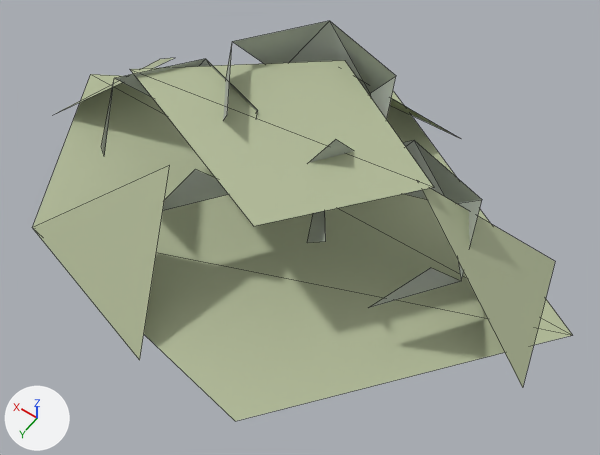
The glTF model public/models/low/hill.glb, before and after one commit.
Before and after are seen from a camera (50 mm lens) standing at (-7.8, 10.07, 15.65) and looking at (-1.26, 0.92, 1.26). Arrows for +X, +Y and +Z are at lower left; the lights stay in place. The older version comes first. Mesh edges are drawn as thin lines. Where no turn or scale is listed for an object, it has been applied to the vertices. Vertices at exactly the same position are counted once.

Script lines for the objects in view, before the commit:
```python
mat_granite = principled_material('Granite')
mat_granite.base_color = (0.42, 0.46, 0.4)  # grey #adb5aa
mat_granite.roughness = 0.72
mat_hillgrass = principled_material('HillGrass')
mat_hillgrass.base_color = (0.44, 0.49, 0.31)  # greyish green #b1ba97
mat_hillgrass.roughness = 0.72
me_cone_003 = bpy.data.meshes.new('Cone.003')
me_cone_003.from_pydata(...)  # 20 vertices, 9 faces; spans x -1.03..1.03, y -1.05..1.0, z -1.45..1.46
me_cone_003.materials.append(mat_hillgrass)  # greyish green #b1ba97
me_icosphere = bpy.data.meshes.new('Icosphere')
me_icosphere.from_pydata(...)  # 10 vertices, 6 faces; spans x -1.79..1.79, y -1.7..1.7, z -0.72..0.72
me_icosphere.materials.append(mat_granite)  # grey #adb5aa
me_icosphere_001 = bpy.data.meshes.new('Icosphere.001')
me_icosphere_001.from_pydata(...)  # 10 vertices, 6 faces; spans x -1.79..1.79, y -1.7..1.7, z -0.72..0.72
me_icosphere_001.materials.append(mat_granite)  # grey #adb5aa
me_icosphere_002 = bpy.data.meshes.new('Icosphere.002')
me_icosphere_002.from_pydata(...)  # 10 vertices, 6 faces; spans x -1.97..1.97, y -1.87..1.87, z -0.79..0.79
me_icosphere_002.materials.append(mat_granite)  # grey #adb5aa
ob_cone_003 = bpy.data.objects.new('Cone.003', me_cone_003)
ob_cone_003.parent = ob_hill
ob_cone_003.location = (0.0, 0.0, 1.45)
ob_cone_003.scale = (7.0, 5.0, 1.0)
ob_icosphere = bpy.data.objects.new('Icosphere', me_icosphere)
ob_icosphere.location = (-3.0, 0.0, 1.8)
ob_icosphere_001 = bpy.data.objects.new('Icosphere.001', me_icosphere_001)
ob_icosphere_001.location = (2.0, 1.0, 2.3)
ob_icosphere_002 = bpy.data.objects.new('Icosphere.002', me_icosphere_002)
ob_icosphere_002.location = (0.0, -1.0, 2.8)
```
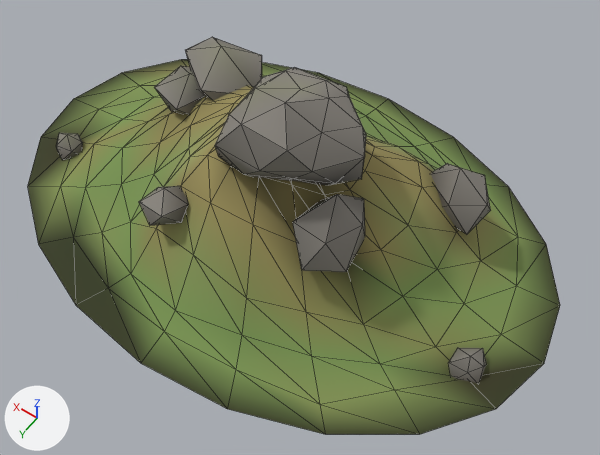
Where the change shows, as pixel boxes [x1, y1, x2, y2] in the pictures (600 x 455 px):
'Cone.003', recoloured, reshaped, moved, rescaled: before [32, 58, 572, 421]; after [27, 59, 560, 434]
'Granite outcrops.001', added: after [57, 37, 491, 383]
'Icosphere.002', deleted: before [223, 21, 396, 162]
'Icosphere', deleted: before [307, 140, 482, 308]
'Icosphere.001', deleted: before [101, 59, 258, 211]

Edits to the bpy script that builds the scene:
```text
Change mat_hillgrass:
    where n0 = _N.new('ShaderNodeBsdfPrincipled'); n0.name = 'Principled BSDF'
    remove n0.inputs[0].default_value = (0.44, 0.49, 0.31, 1.0)  # 'Base Color', greyish green #b1ba97
    n0.inputs[2].default_value: 0.72 -> 0.95  # 'Roughness'
    add n2 = _N.new('ShaderNodeMix'); n2.name = 'Mix'
    add n2.data_type = 'RGBA'
    add n2.blend_type = 'MULTIPLY'
    add n2.inputs[0].default_value = 1.0  # 'Factor'
    add n2.inputs[7].default_value = (0.42, 0.43, 0.21, 1.0)  # 'B', beige #adaf7e
    add n3 = _N.new('ShaderNodeVertexColor'); n3.name = 'Color Attribute'
    add _L.new(n2.outputs[2], n0.inputs[0])  # 'Result' to 'Base Color'
    add _L.new(n3.outputs[0], n2.inputs[6])  # 'Color' to 'A'
Change mat_granite:
    where n0 = _N.new('ShaderNodeBsdfPrincipled'); n0.name = 'Principled BSDF'
    remove n0.inputs[0].default_value = (0.42, 0.46, 0.4, 1.0)  # 'Base Color', grey #adb5aa
    n0.inputs[2].default_value: 0.72 -> 0.88  # 'Roughness'
    add n2 = _N.new('ShaderNodeMix'); n2.name = 'Mix'
    add n2.data_type = 'RGBA'
    add n2.blend_type = 'MULTIPLY'
    add n2.inputs[0].default_value = 1.0  # 'Factor'
    add n2.inputs[7].default_value = (0.3, 0.285, 0.26, 1.0)  # 'B', grey #95918b
    add n3 = _N.new('ShaderNodeVertexColor'); n3.name = 'Color Attribute'
    add _L.new(n2.outputs[2], n0.inputs[0])  # 'Result' to 'Base Color'
    add _L.new(n3.outputs[0], n2.inputs[6])  # 'Color' to 'A'
Change me_cone_003:
    used by ob_cone_003; parent = ob_hill; location = (0.0, 0.0, 1.45); scale = (7.0, 5.0, 1.0)
    remove me_cone_003.from_pydata(...)  # 20 vertices, 9 faces; spans x -1.03..1.03, y -1.05..1.0, z -1.45..1.46
    add me_cone_003.from_pydata(...)  # 141 vertices, 260 faces; spans x -7.0..7.0, y -5.0..5.0, z -0.12..3.63
    me_cone_003 part 1: the whole mesh is rebuilt
Add me_granite_outcrops_002:
    me_granite_outcrops_002.from_pydata(...)  # 138 vertices, 240 faces; spans x -6.11..5.9, y -2.8..3.07, z -0.26..5.26
    me_granite_outcrops_002.materials.append(mat_granite)
Change ob_cone_003:
    ob_cone_003.scale: (7.0, 5.0, 1.0) -> (1.0, 1.0, 1.0)
    ob_cone_003.location: (0.0, 0.0, 1.45) -> (0.0, 0.0, 0.0)
Remove ob_icosphere:
    ob_icosphere = bpy.data.objects.new('Icosphere', me_icosphere)
    ob_icosphere.location = (-3.0, 0.0, 1.8)
Remove ob_icosphere_001:
    ob_icosphere_001 = bpy.data.objects.new('Icosphere.001', me_icosphere_001)
    ob_icosphere_001.location = (2.0, 1.0, 2.3)
Remove ob_icosphere_002:
    ob_icosphere_002 = bpy.data.objects.new('Icosphere.002', me_icosphere_002)
    ob_icosphere_002.location = (0.0, -1.0, 2.8)
Add ob_granite_outcrops_001:
    ob_granite_outcrops_001 = bpy.data.objects.new('Granite outcrops.001', me_granite_outcrops_002)
    ob_granite_outcrops_001.location = (0.0, 0.0, 0.0)
```
